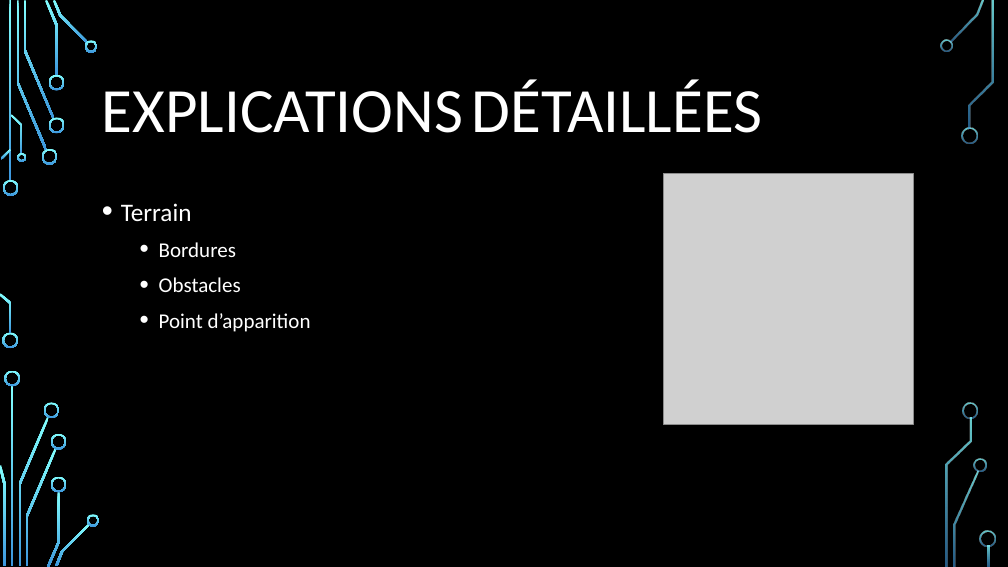
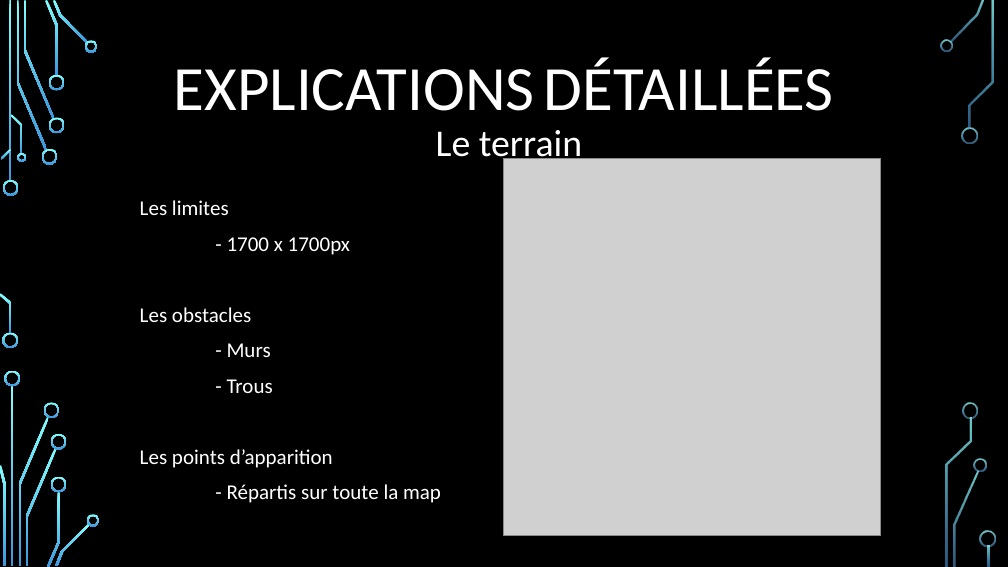
Before and after one commit to IvanCallau/CFPT_M306, a slide deck: slide 5 of docs/virus306_presentation.pptx (slide 7 before the commit). Drawn at 1008x567 pixels with LibreOffice and Linux fonts; fonts in the diff are those of the drawing; grey boxes stand for pictures; background and template pictures are left out. Boxes give left, top, right and bottom in pixels: in the first picture for what was removed or moved away, otherwise in the second. Text is boxed around its words. In the diff, an @@ line names an element or a change of style, - is before the commit and + after.

```diff
--- a/docs/virus306_presentation.pptx
+++ b/docs/virus306_presentation.pptx
@@ title "EXPLICATIONS DÉTAILLÉES": place and size @@
-title "EXPLICATIONS DÉTAILLÉES" at <box>102,80,762,133</box>
+title "EXPLICATIONS DÉTAILLÉES" at <box>174,57,834,111</box>
@@ title "EXPLICATIONS DÉTAILLÉES" at <box>174,57,834,111</box>: alignment left to centre @@
@@ text added at <box>436,130,582,165</box>, 36 pt, text #FFFFFF @@
+  Le terrain
@@ picture: place and size @@
-picture at <box>663,173,913,424</box>
+picture at <box>504,158,880,535</box>
@@ text at <box>140,200,441,503</box>: text changed @@
-• Terrain
-  • Bordures
-  • Obstacles
-  • Point d’apparition
+  Les limites
+  - 1700 x 1700px
+  Les obstacles
+  - Murs
+  - Trous
+  Les points d’apparition
+  - Répartis sur toute la map
```
Also in this commit, not shown: 5 other slides changed.
